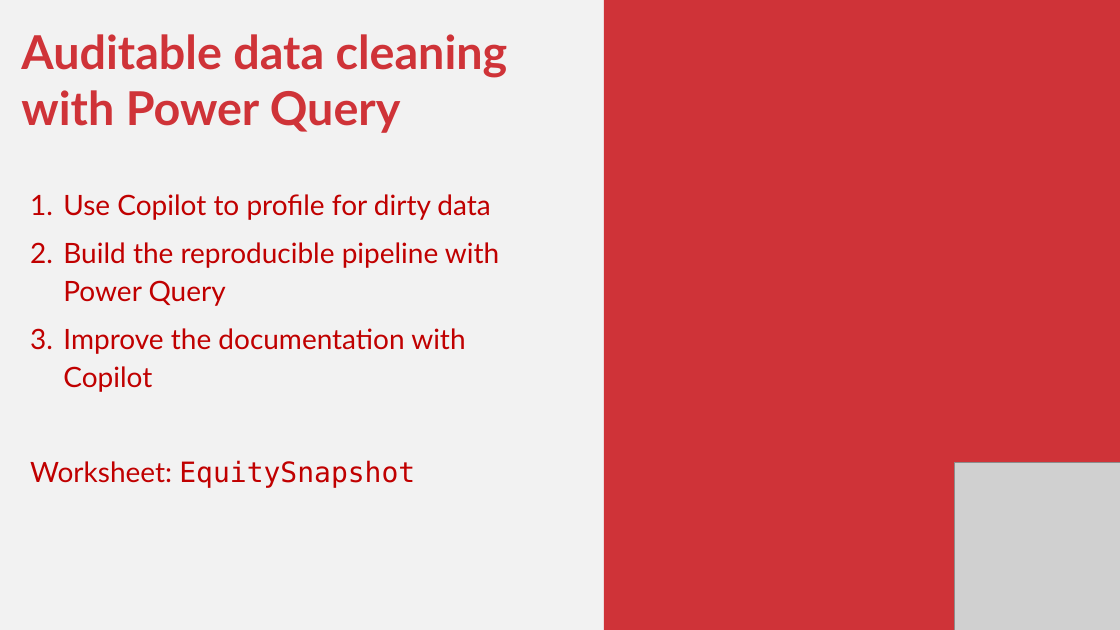
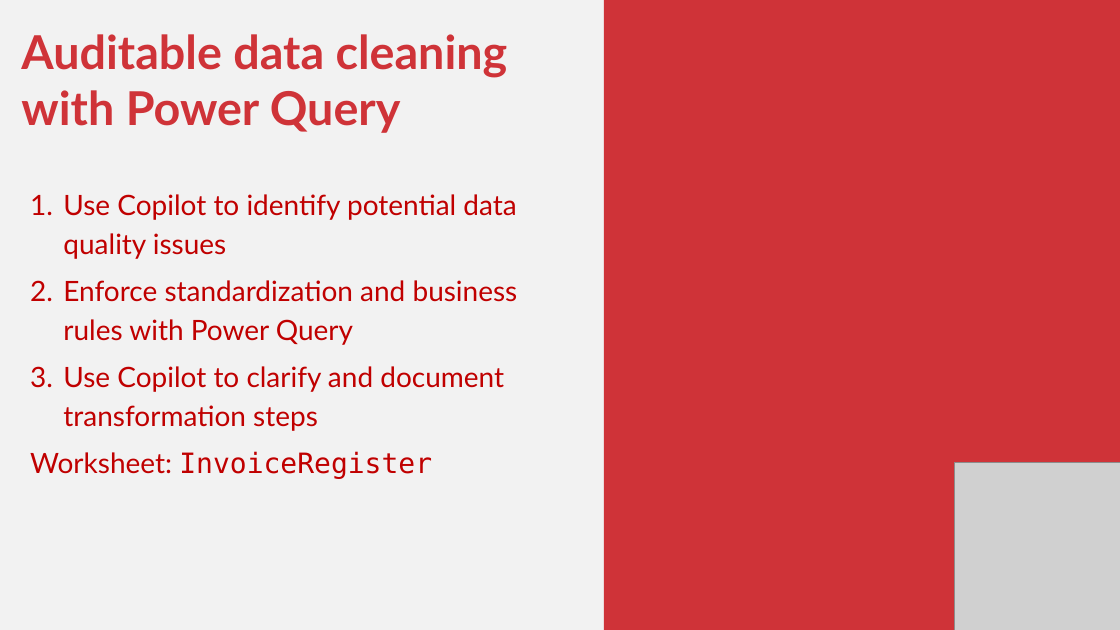
Before and after one commit to stringfestdata/iofm-new-excel-stack, a slide deck: slide 6 of iofm-new-excel-stack.pptx. Drawn at 1120x630 pixels with LibreOffice and Linux fonts; fonts in the diff are those of the drawing; grey boxes stand for pictures. Boxes give left, top, right and bottom in pixels: in the first picture for what was removed or moved away, otherwise in the second. Text is boxed around its words. In the diff, an @@ line names an element or a change of style, - is before the commit and + after.

```diff
--- a/iofm-new-excel-stack.pptx
+++ b/iofm-new-excel-stack.pptx
@@ text at (x1=30, y1=194, x2=518, y2=479): text changed @@
-1. Use Copilot to profile for dirty data
-2. Build the reproducible pipeline with Power Query
-3. Improve the documentation with Copilot
-Worksheet: EquitySnapshot
+1. Use Copilot to identify potential data quality issues
+2. Enforce standardization and business rules with Power Query
+3. Use Copilot to clarify and document transformation steps
+Worksheet: InvoiceRegister
```
Also in this commit, not shown: 5 other slides changed, 2 other files.
